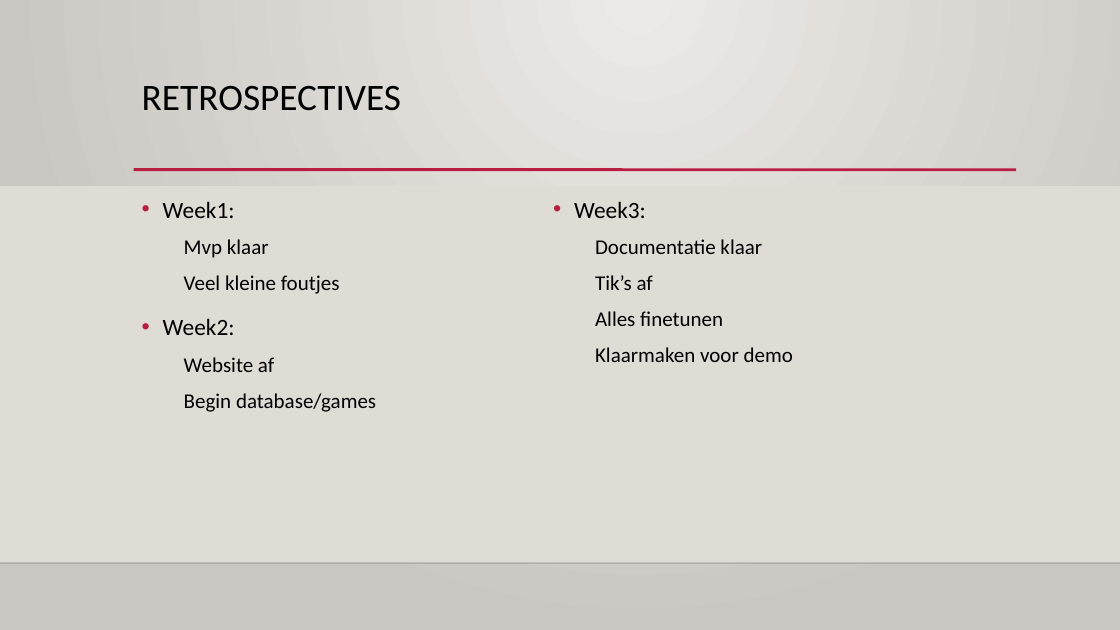
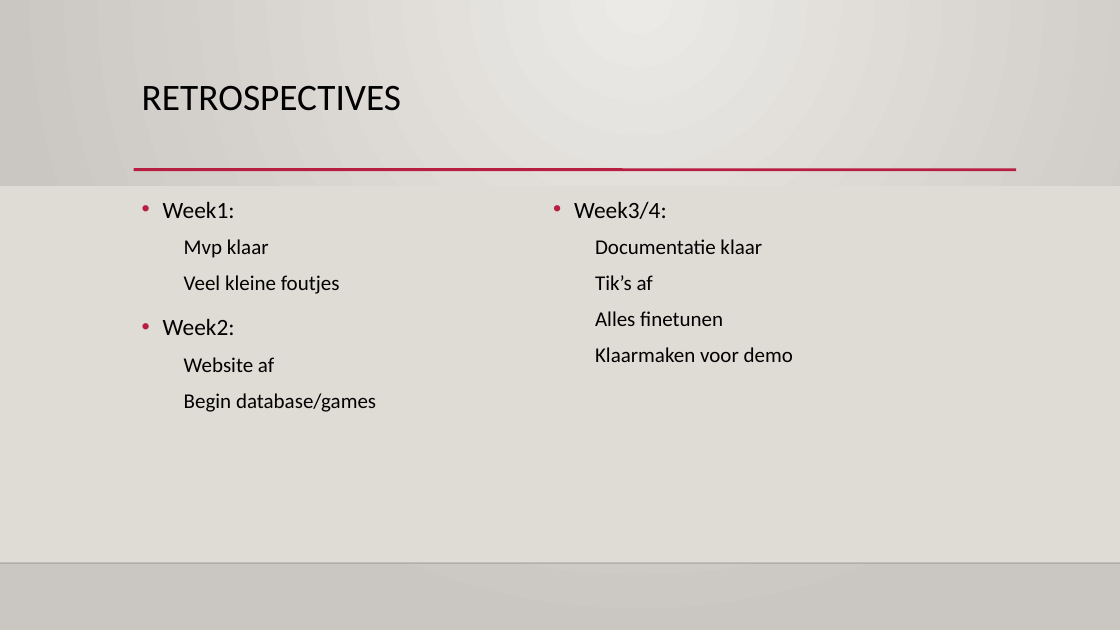
Before and after one commit to WoutDemeyere/Team-Project-TiktEm, a slide deck: slide 4 of documentatie/eindpresentatie.odp. Drawn at 1120x630 pixels with LibreOffice and Linux fonts; fonts in the diff are those of the drawing; background and template pictures are left out. Boxes give left, top, right and bottom in pixels: in the first picture for what was removed or moved away, otherwise in the second. Text is boxed around its words. In the diff, an @@ line names an element or a change of style, - is before the commit and + after.

Commit message:
update pp

```diff
--- a/documentatie/eindpresentatie.odp
+++ b/documentatie/eindpresentatie.odp
@@ text at [574, 201, 667, 219]: text changed @@
-• Week3:
+• Week3/4:
```
